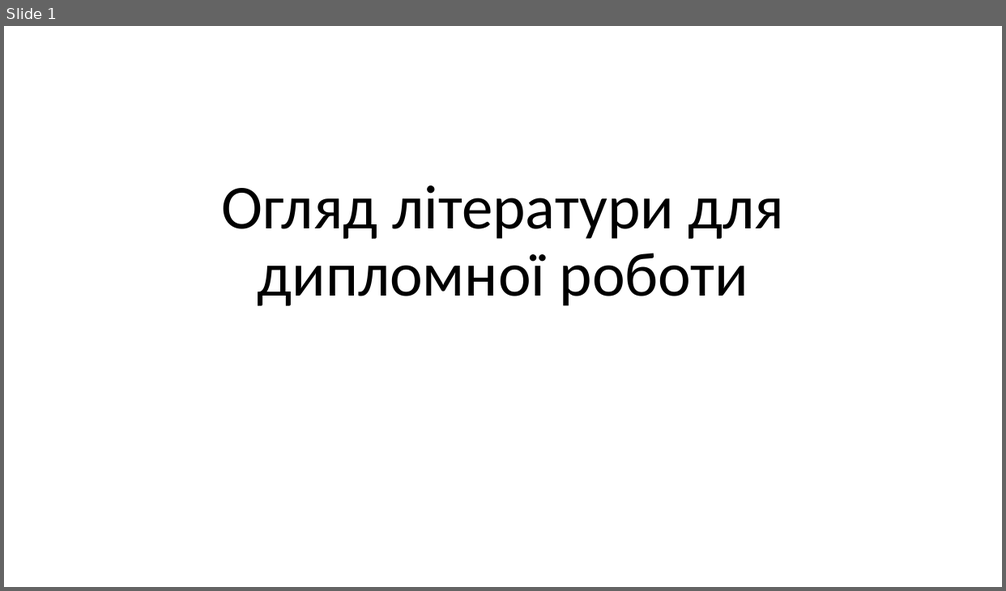
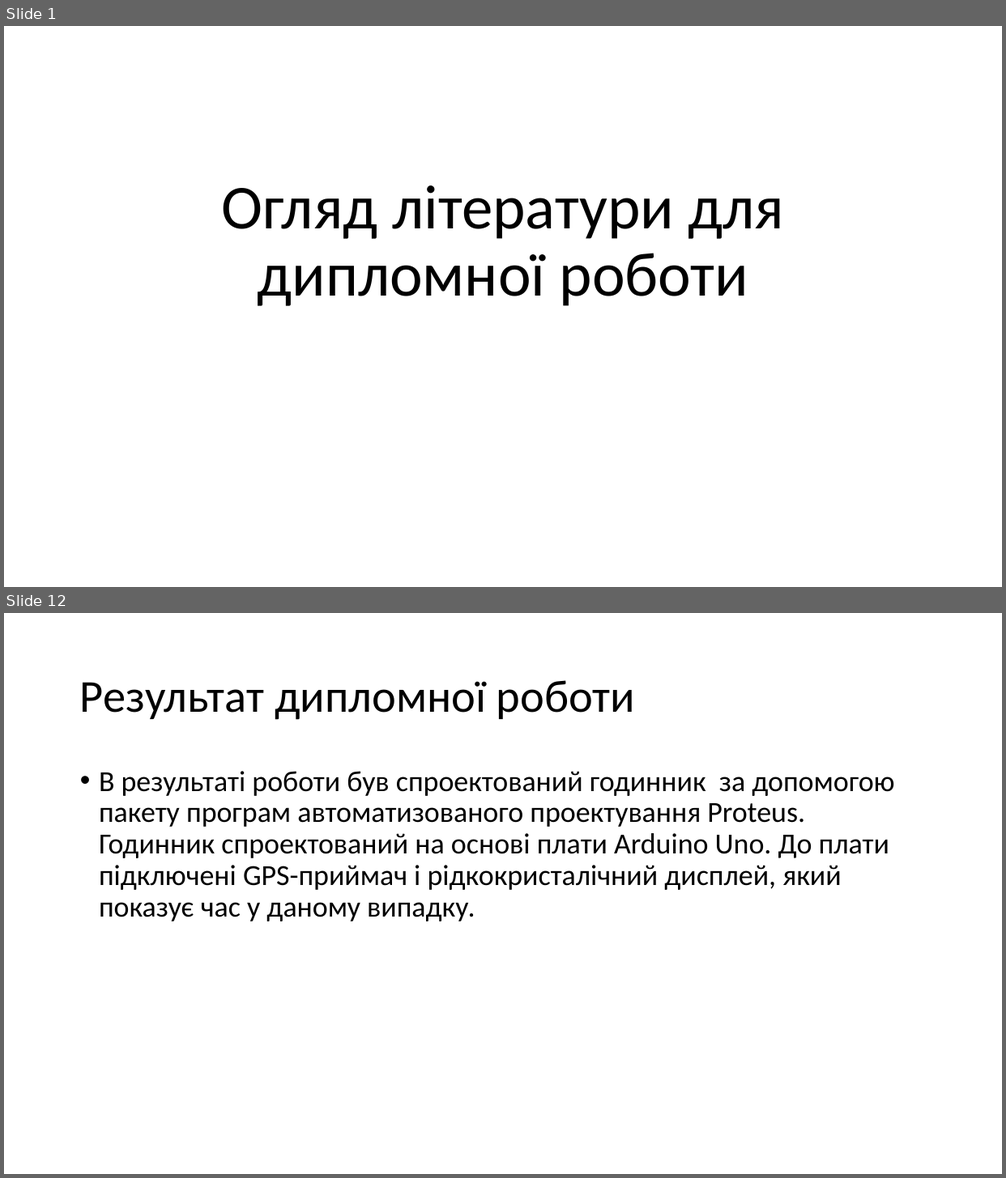
Before and after one commit to Vadym-Havryliuk/University-2, a slide deck: Доповідь 2.pptx. Shown one above the other, each under a label of ours: slide 1 before the commit, slides 1 and 12 after it; the slides between them are not shown. The pictures are 1006x591 and 1006x1178 pixels, drawn with LibreOffice and Linux fonts; fonts in the diff are those of the drawing. Boxes give left, top, right and bottom in pixels: in the first picture for what was removed or moved away, otherwise in the second. Text is boxed around its words. In the diff, an @@ line names an element or a change of style, - is before the commit and + after.

```diff
--- a/Доповідь 2.pptx
+++ b/Доповідь 2.pptx
@@ slide 12 added at [4, 613, 1002, 1174], background #FFFFFF @@
@@ title added at [80, 680, 635, 720], 44 pt, text #000000 @@
+Результат дипломної роботи
@@ text added at [99, 771, 894, 922], 28 pt, text #000000 @@
+• В результаті роботи був спроектований годинник за допомогою пакету програм автоматизованого проектування Proteus. Годинник спроектований на основі плати Arduino Uno. До плати підключені GPS-приймач і рідкокристалічний дисплей, який показує час у даному випадку.
```
Also in this commit, not shown: 9 other slides added, 1 slide removed, 1 other file.
